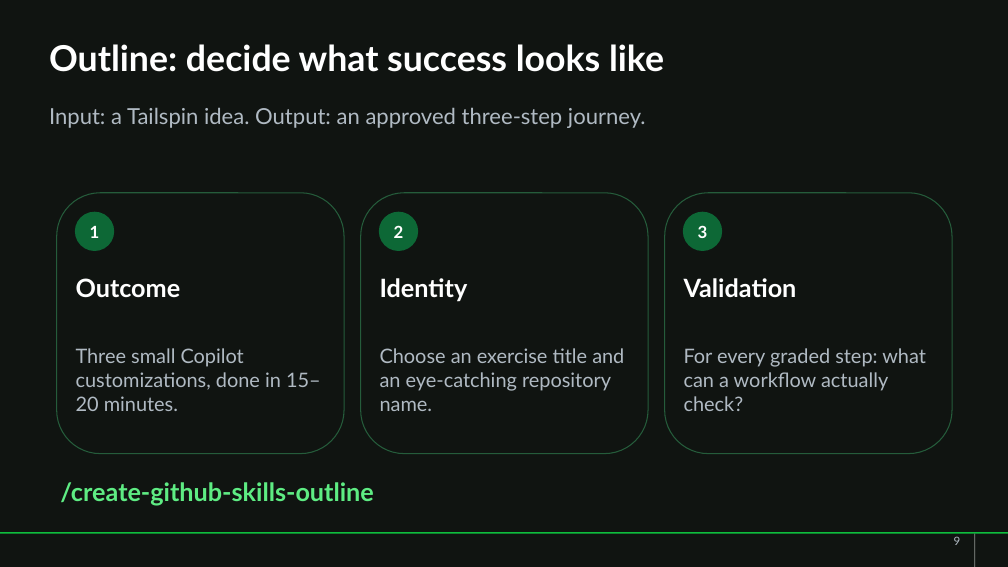
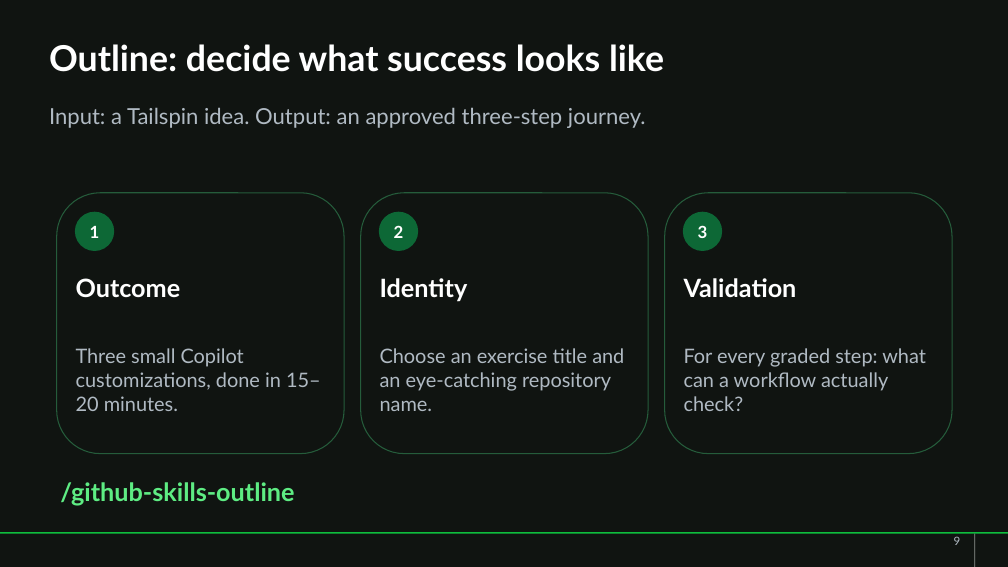
Before and after one commit to arilivigni/gh-skills-builder-workshop, a slide deck: slide 9 of gh-skills-builder-workshop-dark.pptx. Drawn at 1008x567 pixels with LibreOffice and Linux fonts; fonts in the diff are those of the drawing; background and template pictures are left out. Boxes give left, top, right and bottom in pixels: in the first picture for what was removed or moved away, otherwise in the second. Text is boxed around its words. In the diff, an @@ line names an element or a change of style, - is before the commit and + after.

```diff
--- a/gh-skills-builder-workshop-dark.pptx
+++ b/gh-skills-builder-workshop-dark.pptx
@@ text at (60, 482, 294, 506): text changed @@
-/create-github-skills-outline
+/github-skills-outline
```
Also in this commit, not shown: 3 other slides changed, 15 other files.
